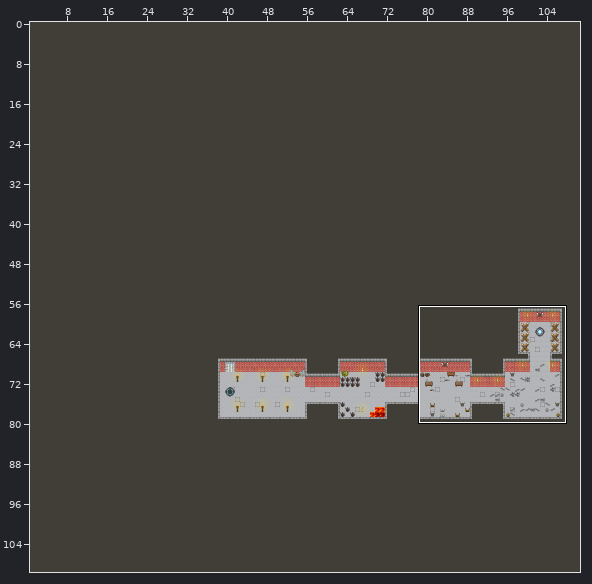
An edit to a level. Tiled map, source/core/assets/maps/RawTiled/level_0.tmx. The first picture is a wide view before the edit; the outline marks the close-up.
Close-up. Before the commit:
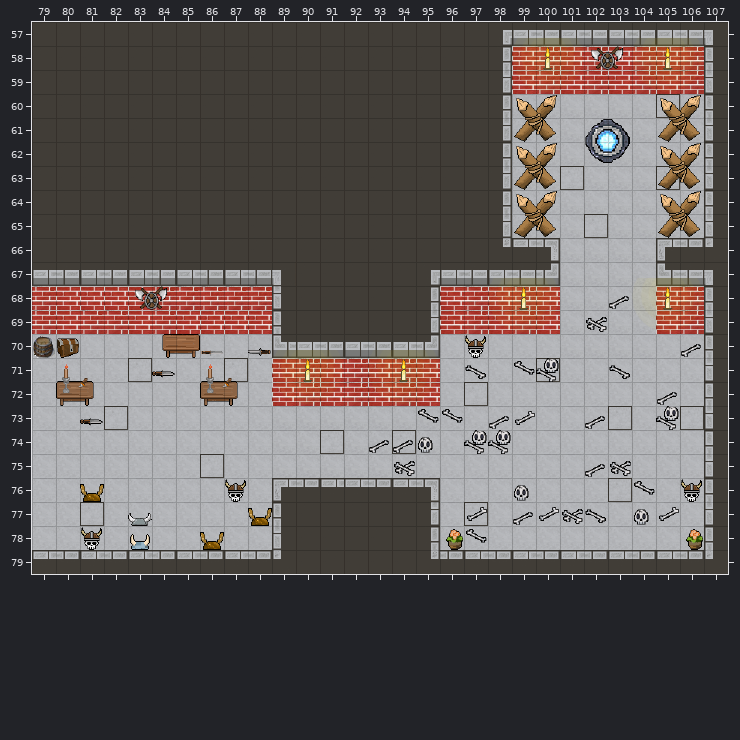
Cells are 32x32 px. Shown: x 79..107, y 57..79. The commit also changed other parts of the map, which this record leaves out.
The result:
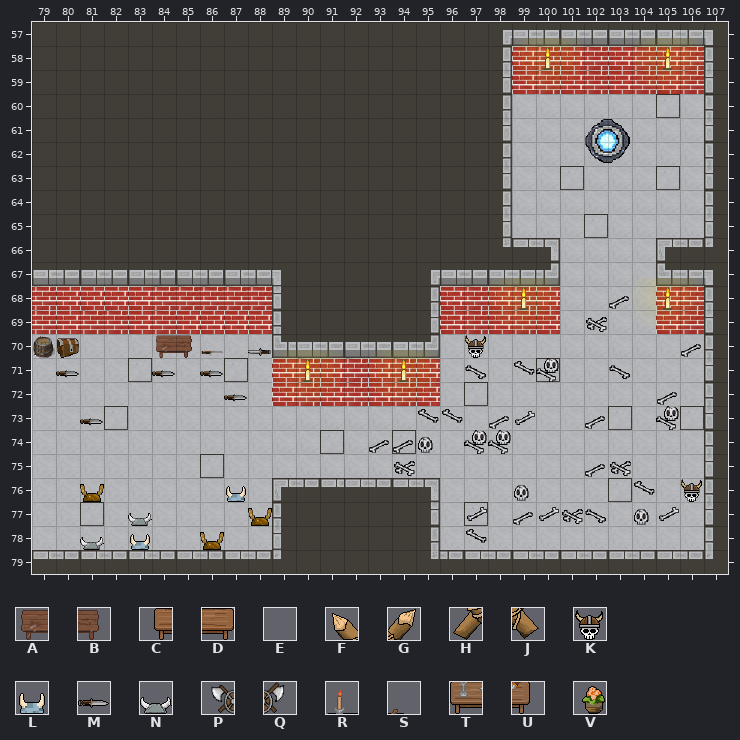
Key: from "Level_One_Tiles": A 33, B 34, C 57, D 58, E 59, F 120, G 121, H 144, J 145, K 173, L 177, M 178, N 201, P 227, Q 228, R 299, S 300, T 323, U 324, V 336.
_ is an empty cell.
Difference:
Layer "TransTiles":
y 58: x 102..103 PQ -> __
y 60: x 99..100 FG -> __; x 105..106 FG -> __
y 61: x 99..100 HJ -> __; x 105..106 HJ -> __
y 62: x 99..100 FG -> __; x 105..106 FG -> __
y 63: x 99..100 HJ -> __; x 105..106 HJ -> __
y 64: x 99..100 FG -> __; x 105..106 FG -> __
y 65: x 99..100 HJ -> __; x 105..106 HJ -> __
y 68: x 83..84 PQ -> __
y 70: x 84..85 CD -> AB
y 71: x 80..81 RS -> M_; x 86..87 RS -> ME
y 72: x 80..81 TU -> __; x 86..87 TU -> _M
y 76: x 87 K -> L
y 78: x 81 K -> N; x 96 V -> _; x 106 V -> _
